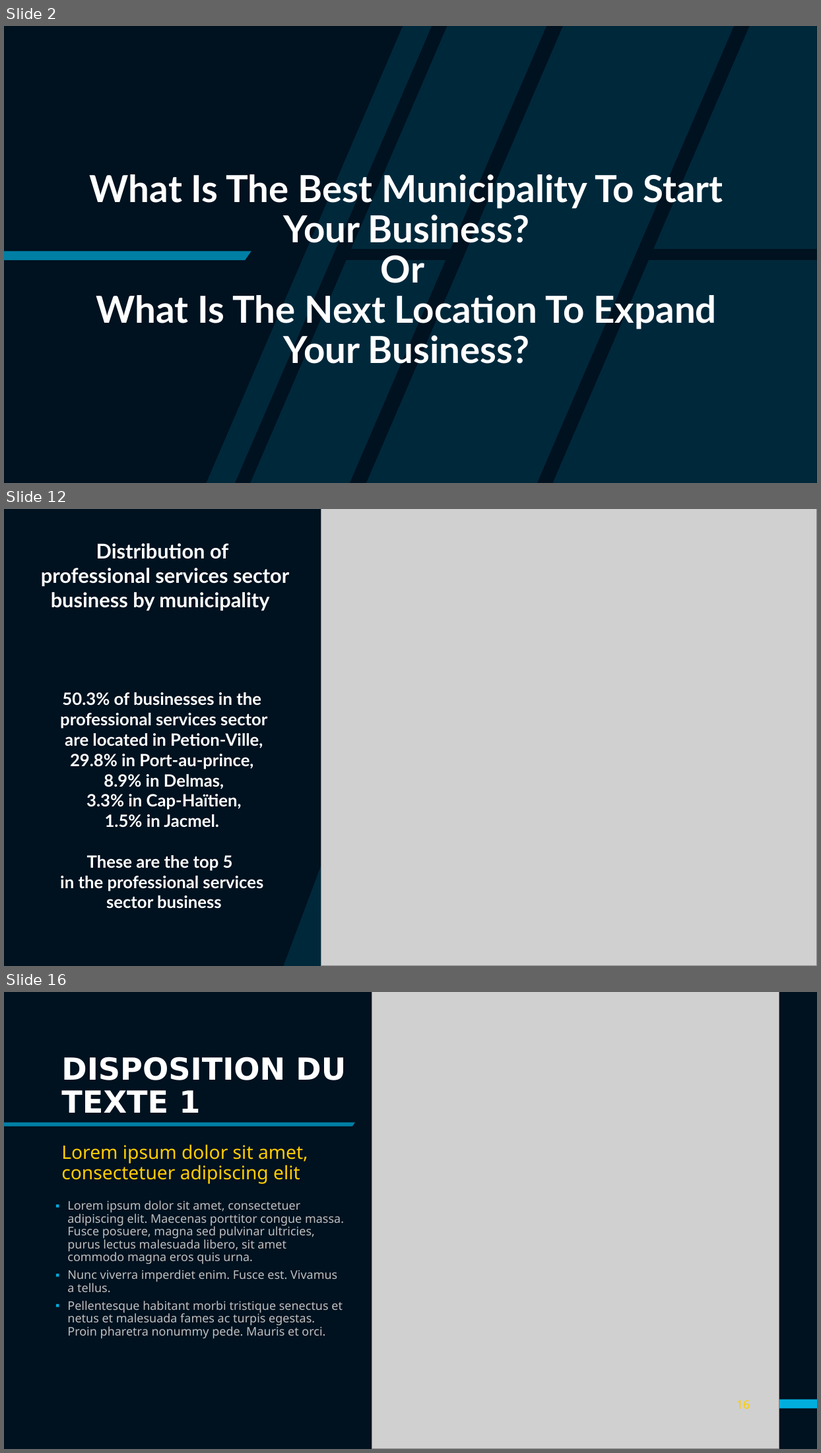
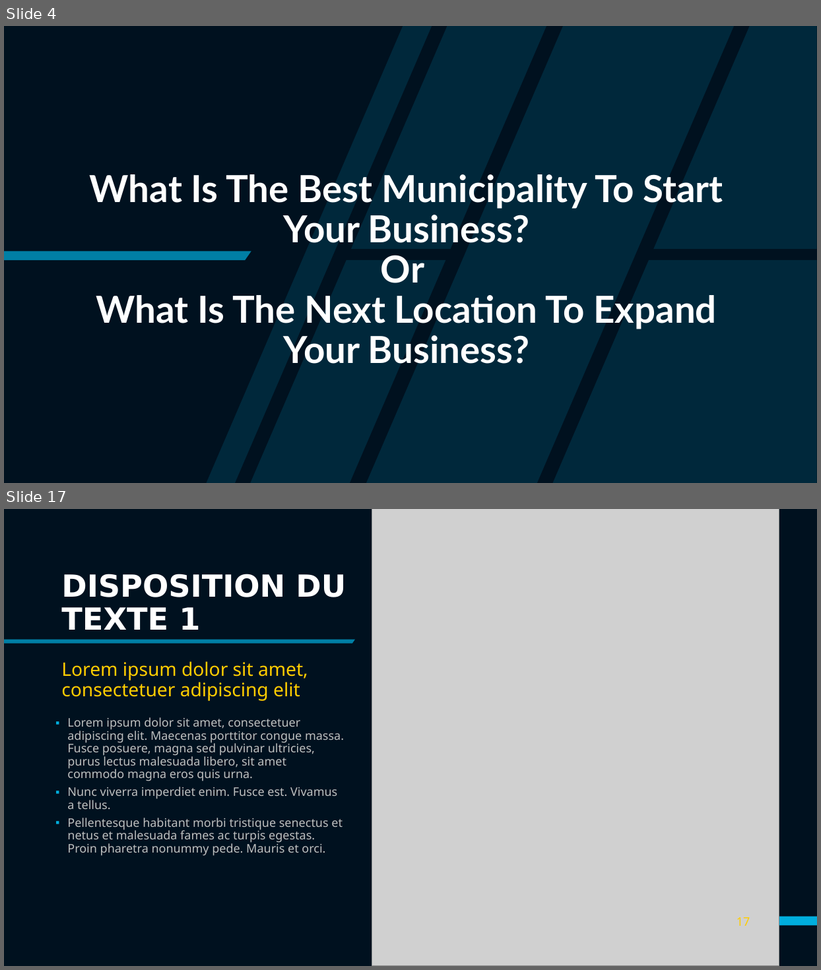
Before and after one commit to Ldave01/Best_Place_For_Business, a slide deck: Analyzing Business Location in Haiti.pptx. Shown one above the other, each under a label of ours: slides 2, 12 and 16 before the commit, slides 4 and 17 after it; the slides between them are not shown. The pictures are 821x1453 and 821x970 pixels, drawn with LibreOffice and Linux fonts; fonts in the diff are those of the drawing; grey boxes stand for pictures. Boxes give left, top, right and bottom in pixels: in the first picture for what was removed or moved away, otherwise in the second. Text is boxed around its words. In the diff, an @@ line names an element or a change of style, - is before the commit and + after.

```diff
--- a/Analyzing Business Location in Haiti.pptx
+++ b/Analyzing Business Location in Haiti.pptx
@@ slide 12 removed at (4,509,817,966), background #00111F; not listed: 1 template element that a slide beside it also shows @@
@@ freeform shape removed at (283,509,769,966) @@
@@ picture removed at (321,509,817,966) @@
@@ text removed at (41,543,289,611) @@
-Distribution of
-professional services sector business by municipality
@@ text removed at (60,692,267,909) @@
-50.3% of businesses in the
-professional services sector
-are located in Petion-Ville,
-29.8% in Port-au-prince,
-8.9% in Delmas,
-3.3% in Cap-Haïtien,
-1.5% in Jacmel.
-These are the top 5
-in the professional services
-sector business
@@ what was slide 2 is now slide 4 @@
@@ what was slide 16 is now slide 17 @@
@@ page number at (737,918,750,926): text changed @@
-16
+17
```
Also in this commit, not shown: 5 slides changed, 9 slides added, 7 other slides removed, 4 other files.
